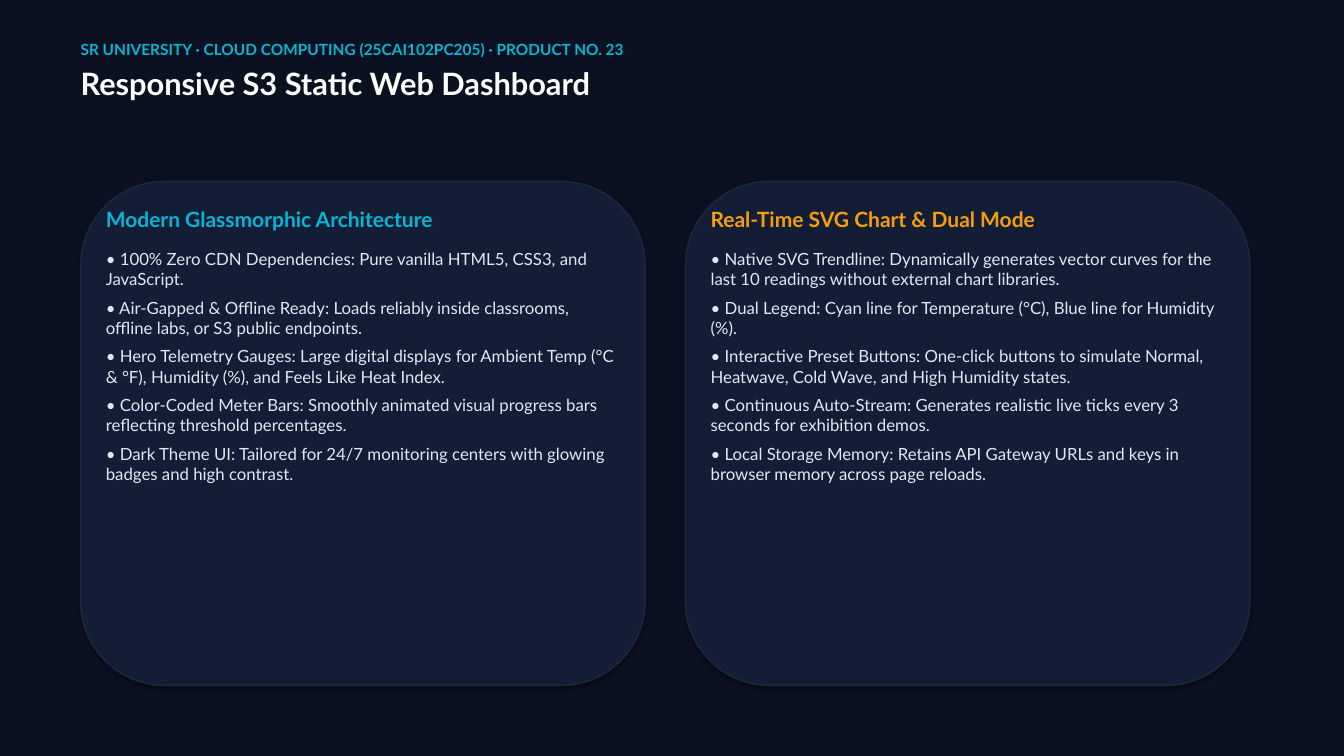
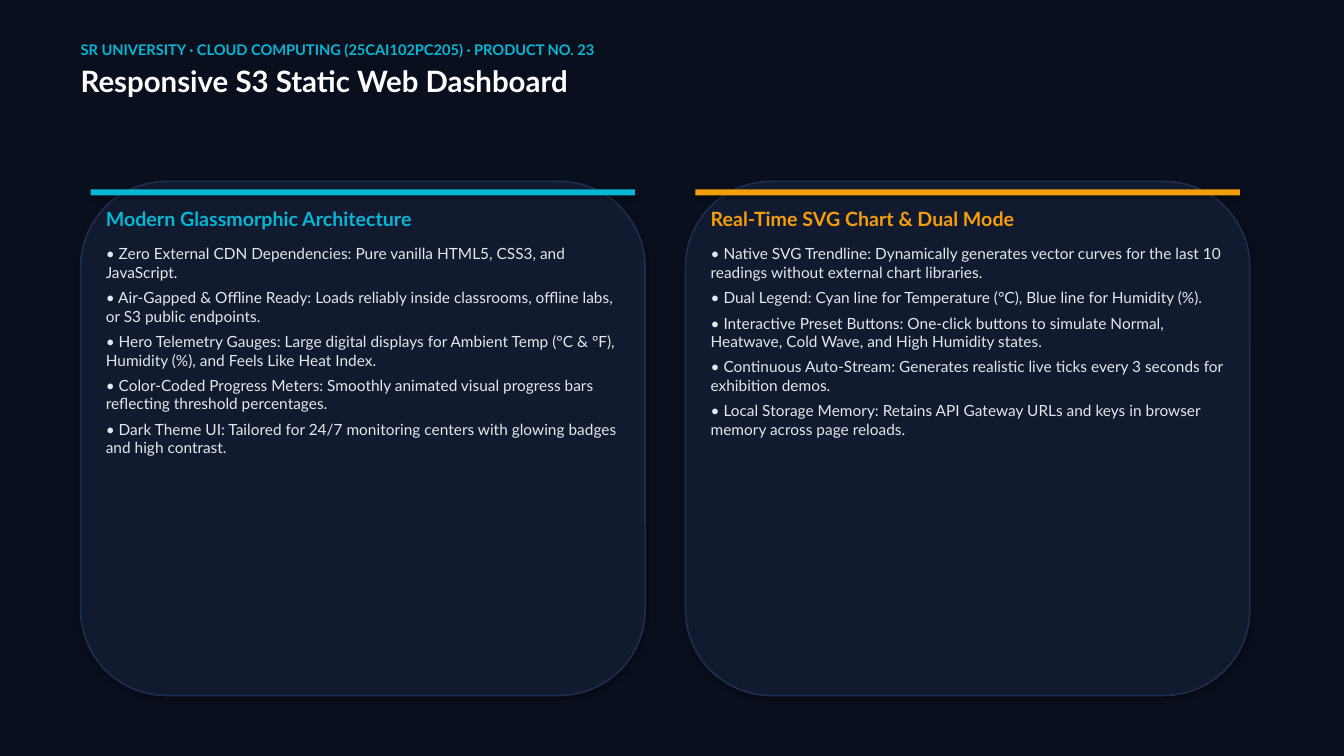
Before and after one commit to yeshwanthkushi25-glitch/envirosense-iot-dashboard, a slide deck: slide 7 of EnviroSense_Master_Presentation.pptx. Drawn at 1344x756 pixels with LibreOffice and Linux fonts; fonts in the diff are those of the drawing. Boxes give left, top, right and bottom in pixels: in the first picture for what was removed or moved away, otherwise in the second. Text is boxed around its words. In the diff, an @@ line names an element or a change of style, - is before the commit and + after.

Commit message:
style: overhaul visual design, circular gauges, embedded diagrams & presentation deck

```diff
--- a/EnviroSense_Master_Presentation.pptx
+++ b/EnviroSense_Master_Presentation.pptx
@@ rectangle at [0, 0, 1344, 756]: fill #0B1120 to #0A0F1D @@
@@ text "SR UNIVERSITY · CLOUD COMPUTING ..." at [81, 43, 594, 97]: size 11 to 10.5 pt in "SR UNIVERSITY · CLOUD COMPUTING (25CAI102PC205) · ..."; size 22 to 21 pt in "Responsive S3 Static Web Dashboard" @@
@@ rounded rectangle: place and size @@
-rounded rectangle at [81, 181, 645, 686]
+rounded rectangle at [81, 181, 645, 696]
@@ rounded rectangle at [81, 181, 645, 696]: fill #131D36 to #121A2F; outline #1E293B 1 pt to #1E2D4D 1.2 pt @@
@@ rectangle added at [91, 190, 635, 196], fill #06B6D4 @@
@@ rounded rectangle at [686, 181, 1250, 696]: fill #131D36 to #121A2F; outline #1E293B 1 pt to #1E2D4D 1.2 pt @@
@@ rounded rectangle: place and size @@
-rounded rectangle at [686, 181, 1250, 686]
+rounded rectangle at [686, 181, 1250, 696]
@@ rectangle added at [696, 190, 1240, 196], fill #F59E0B @@
@@ text "Real-Time SVG Chart & Dual ..." at [711, 211, 1224, 438]: size 15 to 14 pt in "Real-Time SVG Chart & Dual Mode"; size 12 to 11 pt; less space between paragraphs @@
@@ text at [106, 211, 617, 456]: size 15 to 14 pt in "Modern Glassmorphic Architecture"; size 12 to 11 pt in "• Air-Gapped & Offline Ready: Loads reliably ...", "• Hero Telemetry Gauges: Large digital displays ...", "• Dark Theme UI: Tailored for 24/7 ..."; less space between paragraphs @@
@@ text at [106, 247, 565, 281]: text changed; size 12 to 11 pt @@
-• 100% Zero CDN Dependencies: Pure vanilla HTML5, CSS3, and JavaScript.
+• Zero External CDN Dependencies: Pure vanilla HTML5, CSS3, and JavaScript.
@@ text at [106, 379, 594, 412]: text changed; size 12 to 11 pt @@
-• Color-Coded Meter Bars: Smoothly animated visual progress bars reflecting threshold percentages.
+• Color-Coded Progress Meters: Smoothly animated visual progress bars reflecting threshold percentages.
```
Also in this commit, not shown: 15 other slides changed, 15 other files.
